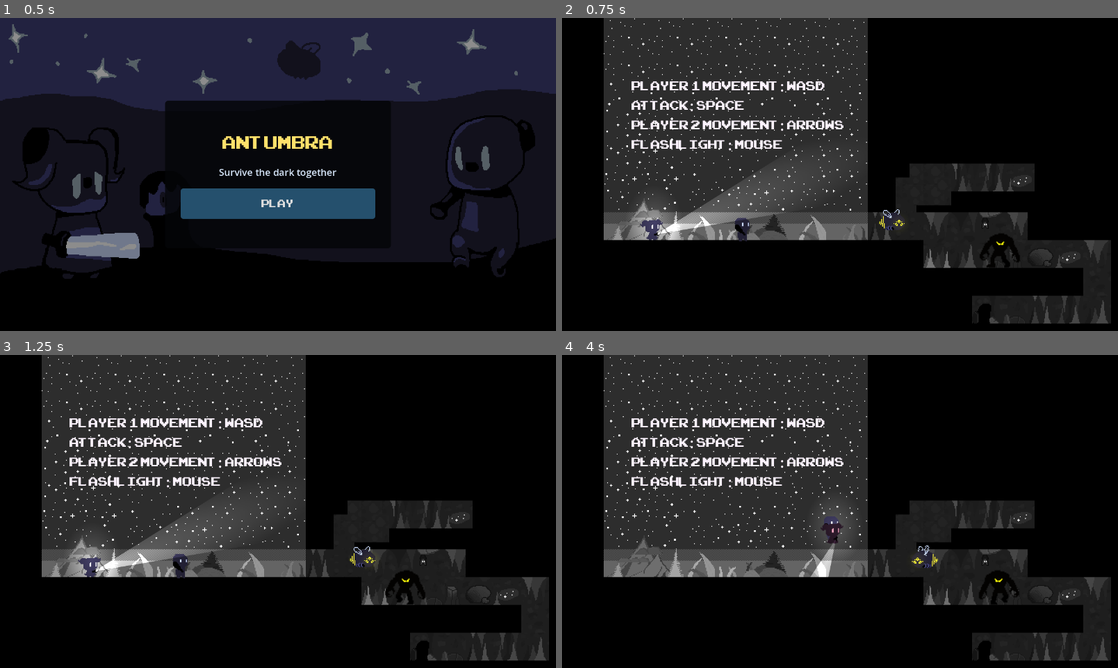
Above: before the commit, frames 1-4 (two rows, left to right).
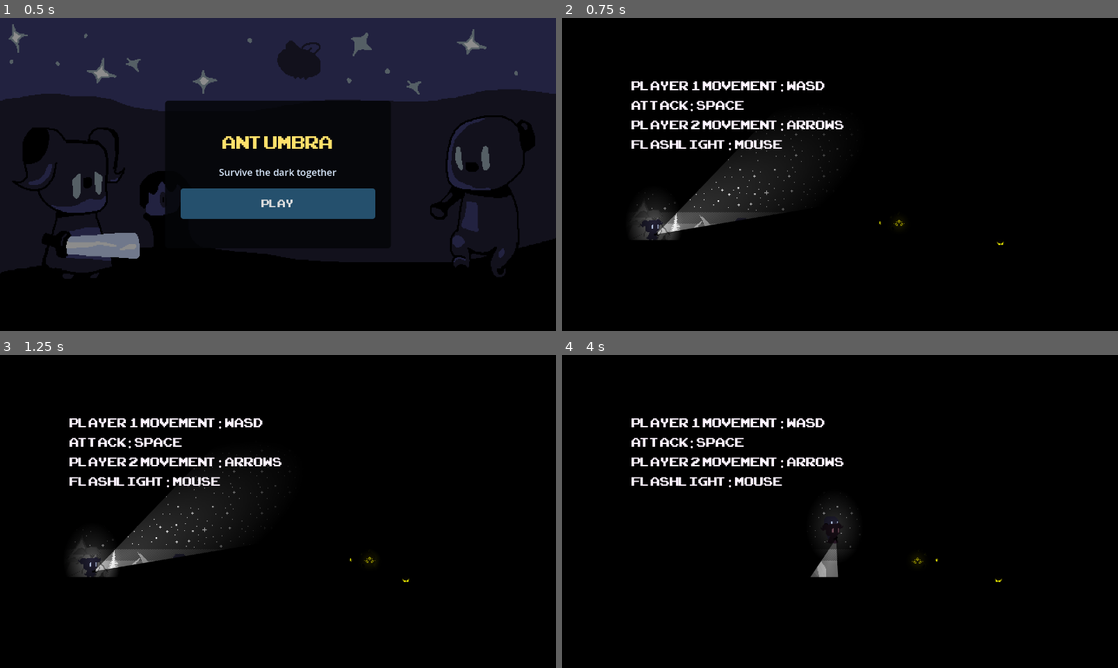
Above: after the commit, the same moments.

Repository: Makelfy/project-fire-and-water
Game: Godot game, scene res://scenes/main_menu.tscn
The game is run twice, just before and just after one commit, with the same random seed, the same clock (stepped at 60 frames per second) and the same inputs. The engine's default icon, where the game draws it, is replaced by a stand-in: a white triangle on a blue panel in a dark square.
Inputs (mouse positions are in pixels of both pictures, inside the frame that each line leads up to):
- Up to frame 1 (0.5 s): no input
- Up to frame 2 (0.75 s): click "PLAY" at 0.5 s
- Up to frame 3 (1.25 s): no input
- Up to frame 4 (4 s): move the mouse to (962, 495) at 1.27 s; hold Right (ui_right) 1.28-2.78 s; tap Space (attack) at 1.35 s; tap Up (up1) at 1.52, 2.27, 3.77 s; move the mouse to (728, 527) at 2.02 s; tap A (left2) at 2.1 s; move the mouse to (895, 442) at 2.77 s; hold Left (ui_left) 2.78-3.53 s; hold D (right2) 2.78-3.53 s; move the mouse to (812, 574) at 3.52 s; hold Right (ui_right) from 3.53 s (still down); tap W (up2) at 3.6 s

Frame 1 is identical in both runs. In frame 2, 41% of the frame differs, in the area x 7-99%, y 0-98%; in frame 3, 41%; in frame 4, 42%.

Commit message:
bigger light and remove a spike

Diff:
--- a/levels/level_1.tscn
+++ b/levels/level_1.tscn
@@ -9,7 +9,6 @@
 [ext_resource type="Script" path="res://scripts/canvas_layer.gd" id="6_vjtdm"]
 [ext_resource type="PackedScene" path="res://scenes/gameover.tscn" id="7_bgw3c"]
 [ext_resource type="PackedScene" path="res://scenes/flying_enemy.tscn" id="8_lrvbd"]
-[ext_resource type="PackedScene" path="res://scenes/spike.tscn" id="9_oqlok"]
 [ext_resource type="FontFile" uid="uid://djcbw0266806g" path="res://font/ARCADECLASSIC.TTF" id="10_7nvrk"]
 
 [sub_resource type="OccluderPolygon2D" id="OccluderPolygon2D_qjeyg"]
@@ -1146,7 +1145,6 @@
 script = ExtResource("1_5ot28")
 
 [node name="CanvasModulate" type="CanvasModulate" parent="." unique_id=226177707]
-visible = false
 position = Vector2(16.000122, -316)
 scale = Vector2(0.25599992, 0.21066669)
 color = Color(0, 0, 0, 1)
@@ -1194,9 +1192,6 @@
 [node name="FlyingEnemy" parent="." unique_id=1774007836 instance=ExtResource("8_lrvbd")]
 z_index = 3
 position = Vector2(144, -141)
-
-[node name="Spike" parent="." unique_id=497970394 instance=ExtResource("9_oqlok")]
-position = Vector2(-16, -55)
 
 [node name="ControlsCanvas" type="CanvasLayer" parent="." unique_id=656896790]
 
--- a/scenes/player_2.tscn
+++ b/scenes/player_2.tscn
@@ -39,7 +39,7 @@
 size = Vector2(26, 44)
 
 [sub_resource type="ConvexPolygonShape2D" id="ConvexPolygonShape2D_0mr0g"]
-points = PackedVector2Array(352, -144, 0, 0, 384, 0, 496, -80, 480, -144)
+points = PackedVector2Array(320, -243, 0, 0, 392, 5, 496, -131, 464, -211)
 
 [node name="player2" type="CharacterBody2D" unique_id=1334981847 groups=["player"]]
 collision_layer = 4
@@ -61,7 +61,7 @@
 
 [node name="PointLight2D2" type="PointLight2D" parent="Flashlight" unique_id=1543392118]
 scale = Vector2(4, 4.154)
-skew = 1.1780972
+skew = 0.9302605
 energy = 1.2
 shadow_enabled = true
 texture = ExtResource("3_oc1kf")
Not shown: 1 places in scenes/player_2.tscn that only renumber resources
